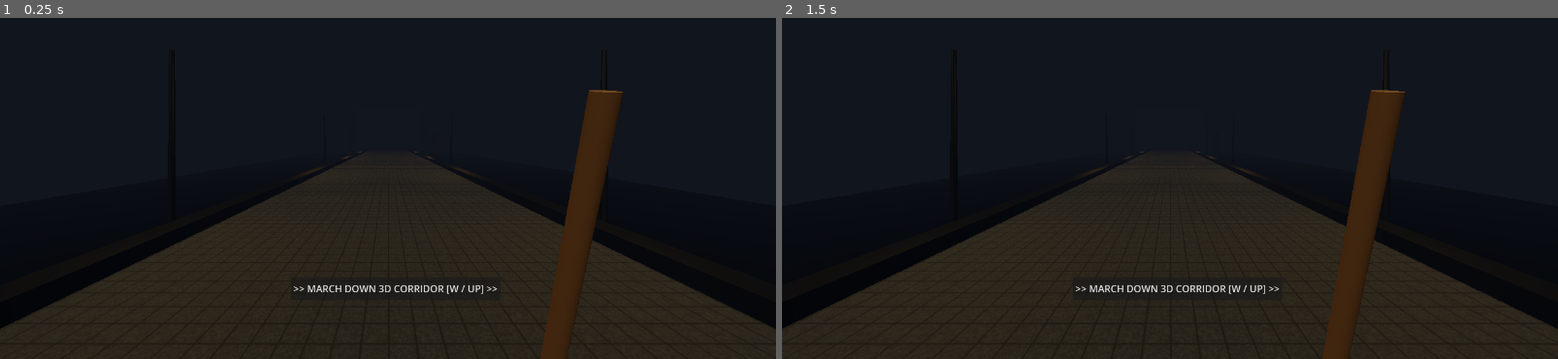
Above: before the commit, frames 1-2 (left to right).
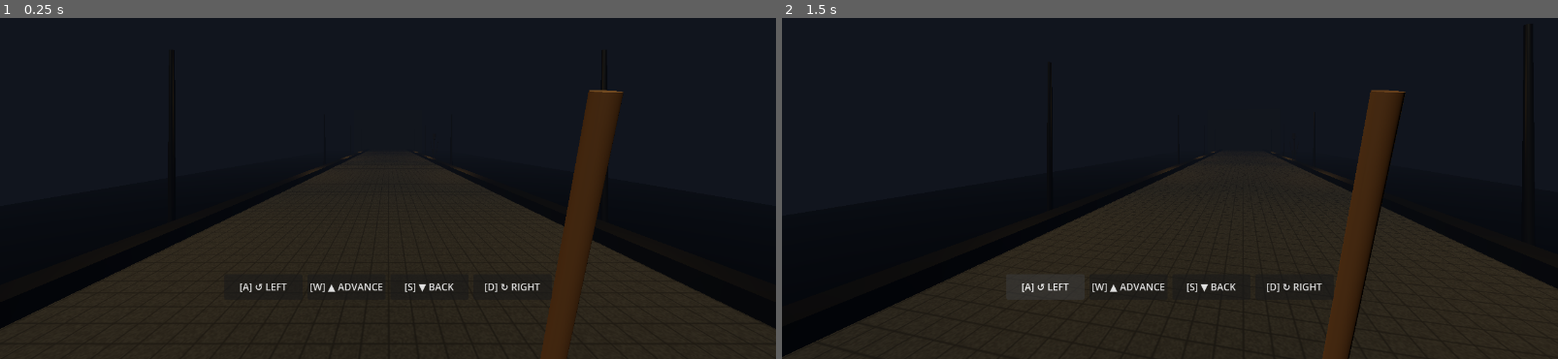
Above: after the commit, the same moments.

Repository: InBrewJ/chisel.town
Game: Godot game, scene res://scenes/Carl3DCorridor.tscn
Same seed, same stepped clock (60 frames per second), same inputs: the game is played once before the commit and once after it. This scene is started directly instead of the project's main scene.
Inputs (mouse positions are in pixels of both pictures, inside the frame that each line leads up to):
- Up to frame 1 (0.25 s): no input
- Up to frame 2 (1.5 s): click (1177, 287) at 0.5 s, where only the run before the commit has a clickable ">> MARCH DOWN 3D CORRIDOR [W …"; click (1045, 287) at 1.25 s, where only the run after the commit has a clickable "[A] ↺ LEFT"

The runs differ from the first frame. In frame 1, 0.5% of the frame differs, in the area x 30-70%, y 77-81%; in frame 2, 8.2%, in the area x 0-100%, y 21-100%.

Commit message:
feat(corridor): implement smooth camera yaw look and continuous WASD walking

Diff:
--- a/frontend/scripts/Carl3DCorridor.gd
+++ b/frontend/scripts/Carl3DCorridor.gd
@@ -31,12 +31,31 @@
 # UI Overlay Elements
 var _status_label: Label = null
 var _subtitle_label: Label = null
+var _nav_container: HBoxContainer = null
+var _btn_turn_left: Button = null
+var _btn_move_fwd: Button = null
+var _btn_move_back: Button = null
+var _btn_turn_right: Button = null
 var _advance_btn: Button = null
 var _dig_bar: ProgressBar = null
 var _dig_left_btn: Button = null
 var _dig_right_btn: Button = null
 var _branch_panel: PanelContainer = null
 var _vignette_rect: ColorRect = null
+
+# Interactive Look & Locomotion State
+var _camera_yaw: float = 0.0
+var _turn_input: float = 0.0
+var _move_input: float = 0.0
+var _ui_turn: float = 0.0
+var _ui_move: float = 0.0
+var _key_w: bool = false
+var _key_s: bool = false
+var _key_a: bool = false
+var _key_d: bool = false
+var _pending_move_step: float = 0.0
+var _move_timer: float = 0.0
+var _spade_inertial_rot_y: float = 0.0
 
 # Animation Variables
 var _anim_time: float = 0.0
@@ -55,6 +74,14 @@
 	name = "Carl3DCorridor"
 	size_flags_horizontal = Control.SIZE_EXPAND_FILL
 	size_flags_vertical = Control.SIZE_EXPAND_FILL
+
+func get_camera_yaw() -> float:
+	return _camera_yaw
+
+func apply_turn_delta(delta_yaw: float) -> void:
+	_camera_yaw += delta_yaw
+	if _camera:
+		_camera.rotation.y = _camera_yaw
 
 func _ready() -> void:
 	_setup_3d_environment()
@@ -329,14 +356,49 @@
 	_subtitle_label.modulate = Color(1.0, 0.95, 0.85, 1.0)
 	add_child(_subtitle_label)
 
-	# 4. Advance Button for Corridor Transit
-	_advance_btn = Button.new()
-	_advance_btn.text = ">> MARCH DOWN 3D CORRIDOR [W / UP] >>"
-	_advance_btn.set_anchors_preset(Control.PRESET_CENTER_BOTTOM)
-	_advance_btn.position = Vector2(-160, -135)
-	_advance_btn.size = Vector2(320, 38)
-	_advance_btn.pressed.connect(_on_advance_pressed)
-	add_child(_advance_btn)
+	# 4. Navigation Control Bar for Corridor Transit
+	_nav_container = HBoxContainer.new()
+	_nav_container.set_anchors_preset(Control.PRESET_CENTER_BOTTOM)
+	_nav_container.offset_left = -270
+	_nav_container.offset_top = -140
+	_nav_container.offset_right = 270
+	_nav_container.offset_bottom = -98
+	_nav_container.add_theme_constant_override("separation", 8)
+
+	_btn_turn_left = Button.new()
+	_btn_turn_left.text = "[A] ↺ LEFT"
+	_btn_turn_left.size_flags_horizontal = Control.SIZE_EXPAND_FILL
+	_btn_turn_left.button_down.connect(func(): _ui_turn = 1.0)
+	_btn_turn_left.button_up.connect(func(): _ui_turn = 0.0)
+	_btn_turn_left.pressed.connect(func(): apply_turn_delta(0.25))
+	_nav_container.add_child(_btn_turn_left)
+
+	_btn_move_fwd = Button.new()
+	_btn_move_fwd.text = "[W] ▲ ADVANCE"
+	_btn_move_fwd.size_flags_horizontal = Control.SIZE_EXPAND_FILL
+	_btn_move_fwd.button_down.connect(func(): _ui_move = 1.0)
+	_btn_move_fwd.button_up.connect(func(): _ui_move = 0.0; _flush_pending_movement())
+	_btn_move_fwd.pressed.connect(func(): _on_advance_pressed(0.08))
+	_nav_container.add_child(_btn_move_fwd)
+
+	_btn_move_back = Button.new()
+	_btn_move_back.text = "[S] ▼ BACK"
+	_btn_move_back.size_flags_horizontal = Control.SIZE_EXPAND_FILL
+	_btn_move_back.button_down.connect(func(): _ui_move = -1.0)
+	_btn_move_back.button_up.connect(func(): _ui_move = 0.0; _flush_pending_movement())
+	_btn_move_back.pressed.connect(func(): _on_backtrack_pressed(-0.08))
+	_nav_container.add_child(_btn_move_back)
+
+	_btn_turn_right = Button.new()
+	_btn_turn_right.text = "[D] ↻ RIGHT"
+	_btn_turn_right.size_flags_horizontal = Control.SIZE_EXPAND_FILL
+	_btn_turn_right.button_down.connect(func(): _ui_turn = -1.0)
+	_btn_turn_right.button_up.connect(func(): _ui_turn = 0.0)
+	_btn_turn_right.pressed.connect(func(): apply_turn_delta(-0.25))
+	_nav_container.add_child(_btn_turn_right)
+
+	_advance_btn = _btn_move_fwd
+	add_child(_nav_container)
 
 	# 5. Dig Bar
 	_dig_bar = ProgressBar.new()
@@ -427,16 +489,18 @@
 
 	match story_phase:
 		"MurkWandering":
-			_advance_btn.visible = true
+			if _nav_container:
+				_nav_container.visible = true
 			_dig_bar.visible = false
 			_dig_left_btn.visible = false
 			_dig_right_btn.visible = false
 			_branch_panel.visible = false
 			var dist: int = int((1.0 - corridor_progress) * 50.0)
-			_status_label.text = "NATIVE 3D CORRIDOR // DISTANCE TO HAZARD: %dm" % dist
+			_status_label.text = "NATIVE 3D CORRIDOR // DISTANCE: %dm // WASD OR BUTTONS TO NAVIGATE" % dist
 			_status_label.modulate = Color(0.95, 0.75, 0.2, 1.0)
 		"TheDig":
-			_advance_btn.visible = false
+			if _nav_container:
+				_nav_container.visible = false
 			_dig_bar.visible = true
 			_dig_bar.value = dig_progress
 			if dig_state == "RockEncountered":
@@ -452,7 +516,8 @@
 				_status_label.text = "NATIVE 3D DIG // EXCAVATION PROGRESS: %d%%" % int(dig_progress * 100.0)
 				_status_label.modulate = Color(0.95, 0.45, 0.1, 1.0)
 		"ToxicCollapse":
-			_advance_btn.visible = false
+			if _nav_container:
+				_nav_container.visible = false
 			_dig_bar.visible = false
 			_dig_left_btn.visible = false
 			_dig_right_btn.visible = false
@@ -462,7 +527,8 @@
 			if _bedrock_mesh:
 				_bedrock_mesh.position.y = -2.0
 		_:
-			_advance_btn.visible = false
+			if _nav_container:
+				_nav_container.visible = false
 			_dig_bar.visible = false
 			_dig_left_btn.visible = false
 			_dig_right_btn.visible = false
@@ -502,6 +568,20 @@
 		_screen_shake = 2.5
 		action_requested.emit("player_move", {"step": custom_step})
 
+func _on_backtrack_pressed(custom_step: float = -0.08) -> void:
+	if story_phase == "MurkWandering":
+		if corridor_progress > 0.0:
+			_cam_bob += 0.8
+			_screen_shake = 2.0
+			action_requested.emit("player_move", {"step": custom_step})
+
+func _flush_pending_movement() -> void:
+	if abs(_pending_move_step) > 0.005 and story_phase == "MurkWandering":
+		_cam_bob += abs(_pending_move_step) * 12.0
+		action_requested.emit("player_move", {"step": _pending_move_step})
+		_pending_move_step = 0.0
+		_move_timer = 0.0
+
 func _perform_dig_strike(key: String = "A") -> void:
 	if story_phase == "TheDig" and dig_state == "Digging":
 		_shovel_swing_timer = 0.25
@@ -523,11 +603,22 @@
 func _input(event: InputEvent) -> void:
 	if not is_visible_in_tree():
 		return
-	if event is InputEventKey and event.is_pressed() and not event.is_echo():
-		if story_phase == "MurkWandering":
-			if event.keycode == KEY_W or event.keycode == KEY_UP:
-				_on_advance_pressed()
-		elif story_phase == "TheDig":
+	if story_phase == "MurkWandering":
+		if event is InputEventKey:
+			var pressed: bool = event.is_pressed()
+			match event.keycode:
+				KEY_W, KEY_UP:
+					_key_w = pressed
+				KEY_S, KEY_DOWN:
+					_key_s = pressed
+				KEY_A, KEY_LEFT:
+					_key_a = pressed
+				KEY_D, KEY_RIGHT:
+					_key_d = pressed
+			if not pressed and not (_key_w or _key_s):
+				_flush_pending_movement()
+	elif story_phase == "TheDig":
+		if event is InputEventKey and event.is_pressed() and not event.is_echo():
 			if dig_state == "Digging":
 				if event.keycode == KEY_A or event.keycode == KEY_LEFT:
 					_perform_dig_strike("A")
@@ -554,9 +645,58 @@
 	if _spark_light and _spark_light.light_energy > 0.0:
 		_spark_light.light_energy = maxf(0.0, _spark_light.light_energy - delta * 15.0)
 
-	# Camera Positioning based on corridor progress
+	# MurkWandering: continuous turning and movement input
+	if story_phase == "MurkWandering":
+		# Yaw turning input
+		var turn_dir: float = 0.0
+		if _key_a:
+			turn_dir += 1.0
+		if _key_d:
+			turn_dir -= 1.0
+		turn_dir += _ui_turn
+		_turn_input = clampf(turn_dir, -1.0, 1.0)
+		if _turn_input != 0.0:
+			_camera_yaw += _turn_input * 1.8 * delta
+
+		# Locomotion along street
+		var move_dir: float = 0.0
+		if _key_w:
+			move_dir += 1.0
+		if _key_s:
+			move_dir -= 1.0
+		move_dir += _ui_move
+		_move_input = clampf(move_dir, -1.0, 1.0)
+
+		if _move_input != 0.0:
+			_move_timer += delta
+			var step_delta: float = _move_input * 0.08 * delta
+			var pot_prog: float = corridor_progress + _pending_move_step + step_delta
+
+			# Barricade obstacle check if moving forward
+			if step_delta > 0.0 and _has_active_barricade and !_barricade_breached:
+				var next_z: float = -50.0 * pot_prog
+				if next_z <= (_barricade_z + 1.5):
+					step_delta = 0.0
+					_status_label.text = "OBSTACLE: DARRAN'S BARRICADE (STRIKE TO BREACH)"
+					_status_label.modulate = Color(1.0, 0.4, 0.2, 1.0)
+
+			# Clamp lower bound at start of street
+			if pot_prog < 0.0:
+				step_delta = - (corridor_progress + _pending_move_step)
+
+			_pending_move_step += step_delta
+
+			if abs(_pending_move_step) >= 0.04 or (_move_timer >= 0.12 and abs(_pending_move_step) >= 0.015):
+				_flush_pending_movement()
+		else:
+			_move_timer = 0.0
+	elif story_phase == "TheDig":
+		_camera_yaw = lerpf(_camera_yaw, 0.0, delta * 6.0)
+
+	# Camera Positioning and Rotation
 	if _camera:
-		var target_z = -50.0 * corridor_progress
+		var cur_p: float = clampf(corridor_progress + _pending_move_step, 0.0, 1.0)
+		var target_z: float = -50.0 * cur_p
 		var shake_offset = Vector3(
 			sin(_anim_time * 40.0) * _screen_shake * 0.01,
 			cos(_anim_time * 35.0) * _screen_shake * 0.01,
@@ -564,6 +704,7 @@
 		)
 		var bob_y = sin(_cam_bob * 3.14) * 0.06
 		_camera.position = Vector3(0.0, 1.6 + bob_y, target_z) + shake_offset
+		_camera.rotation = Vector3(0.0, _camera_yaw, 0.0)
 
 		# Josiah H Foray Proximity Encounter (Strictly Clone >= 4)
 		if clone_number >= 4 and _josiah_node and !_josiah_encountered and story_phase == "MurkWandering":
@@ -578,10 +719,12 @@
 					_status_label.modulate = Color(0.35, 0.95, 0.65, 1.0)
 				action_requested.emit("encounter_dialogue", {"character": "Josiah H Foray"})
 
-	# Shovel Bob and Swing Animation
+	# Shovel Bob, Swing and Inertial Lag Animation
 	if _spade_rig:
 		var swing_angle = sin((0.25 - _shovel_swing_timer) / 0.25 * PI) * 45.0 if _shovel_swing_timer > 0.0 else 0.0
-		_spade_rig.rotation_degrees = Vector3(-swing_angle, 0.0, 0.0)
+		var target_spade_rot_y = -_turn_input * 0.14
+		_spade_inertial_rot_y = lerpf(_spade_inertial_rot_y, target_spade_rot_y, delta * 10.0)
+		_spade_rig.rotation = Vector3(deg_to_rad(-swing_angle), _spade_inertial_rot_y, 0.0)
 
 	# Crude Oil Rising during Toxic Collapse
 	if _oil_plane:
--- a/frontend/scripts/TerminalUI.gd
+++ b/frontend/scripts/TerminalUI.gd
@@ -85,6 +85,10 @@
 				carl_view._on_advance_pressed(step)
 			elif network_client:
 				network_client.send_action("player_move", {"step": step})
+		"player_turn":
+			var yaw_delta: float = float(parts[1]) if parts.size() > 1 else 0.5
+			if carl_view:
+				carl_view.apply_turn_delta(yaw_delta)
 		"dig_strike":
 			if carl_view:
 				carl_view._perform_dig_strike("A")
@@ -479,7 +483,8 @@
 		var bridge = Engine.get_singleton("JavaScriptBridge")
 		if bridge:
 			var json_payload = JSON.stringify(state)
-			bridge.eval("try { window.chiselState = " + json_payload + "; window.chiselPhase = window.chiselState.phase; window.chiselClone = window.chiselState.clone_number; window.chiselDigState = window.chiselState.dig_state; window.chiselDigProgress = window.chiselState.dig_progress; window.chiselSubtitles = window.chiselState.active_subtitles; } catch(e) { console.error('Bridge state error:', e); }")
+			var yaw_val: float = carl_view.get_camera_yaw() if carl_view else 0.0
+			bridge.eval("try { window.chiselState = " + json_payload + "; window.chiselPhase = window.chiselState.phase; window.chiselClone = window.chiselState.clone_number; window.chiselDigState = window.chiselState.dig_state; window.chiselDigProgress = window.chiselState.dig_progress; window.chiselSubtitles = window.chiselState.active_subtitles; window.chiselCameraYaw = " + str(yaw_val) + "; } catch(e) { console.error('Bridge state error:', e); }")
 
 	# Town Cohesion Telemetry
 	if state.has("town_cohesion") and cohesion_bar and cohesion_val:
Not shown, changed: docker/web_export/index.pck
